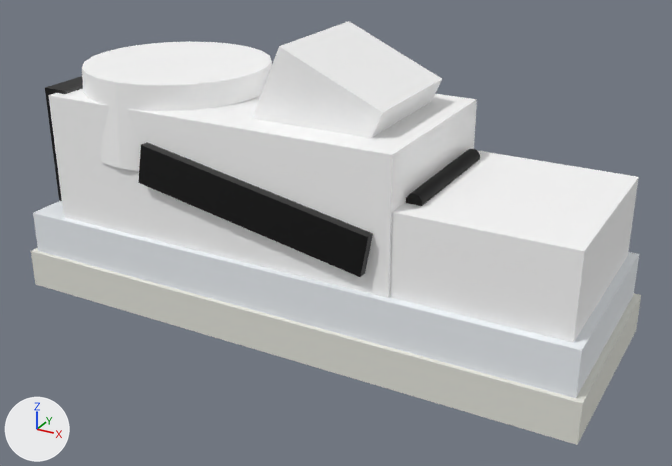
One commit to the glTF model frontend/public/assets/models/nike-dunk-low-retro-panda.glb: the scene before it, then after it.
Both versions are drawn from a 50 mm camera at (0.208, -0.362, 0.223) aimed at (0.012, -0.006, 0.045). Every picture has the same lights, and +X, +Y and +Z are marked at lower left. The first picture is the older version. Where no turn or scale is listed for an object, it has been applied to the vertices. Vertices at exactly the same position are counted once.

Names of what the first picture shows: 'nike-dunk-low-retro-panda-generico'.
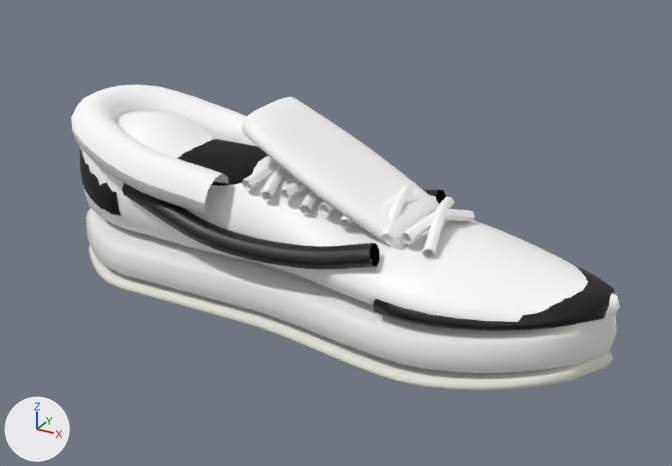
What differs and where, as boxes (x1, y1, x2, y2) in the pictures (672 x 466 px):
'nike-dunk-low-retro-panda-generico', reshaped, moved (10% narrower, 28% shorter): before (31, 21, 641, 445); after (71, 84, 620, 391)
part 1 of me_sneaker_generico, rebuilt: before (82, 41, 272, 171); after (71, 84, 257, 217)
part 2 of me_sneaker_generico, rebuilt: before (31, 248, 641, 445); after (89, 246, 613, 391)
part 3 of me_sneaker_generico, rebuilt: before (33, 201, 639, 398); after (86, 208, 617, 373)
part 4 of me_sneaker_generico, rebuilt: before (252, 21, 442, 138); after (241, 97, 439, 250)
part 5 of me_sneaker_generico, rebuilt: before (48, 89, 477, 298); after (80, 111, 620, 327)
part 6 of me_sneaker_generico, rebuilt: before (390, 150, 639, 343); after (373, 264, 614, 331)
part 7 of me_sneaker_generico, cut back: before (45, 76, 480, 277); after (80, 139, 475, 270)

Diff of the bpy script that builds the scene:
```diff
--- a/frontend/public/assets/models/nike-dunk-low-retro-panda.glb.py
+++ b/frontend/public/assets/models/nike-dunk-low-retro-panda.glb.py
@@ me_sneaker_generico @@
-me_sneaker_generico.from_pydata(...)  # 180 vertices, 312 faces; spans x -0.145..0.145, y -0.052..0.052, z -0.069..0.069
+me_sneaker_generico.from_pydata(...)  # 3936 vertices, 7672 faces; spans x -0.145..0.145, y -0.049..0.049, z -0.051..0.051
+# me_sneaker_generico part 1: the loose piece of 50 vertices spanning x -0.129..-0.032, y -0.048..0.048, z 0.006..0.047 is rebuilt with 250 vertices and now spans x -0.141..-0.035, y -0.047..0.047, z 0.003..0.045, in mat_cuello_acolchado (white #ffffff)
+# me_sneaker_generico part 2: the loose piece of 8 vertices spanning x -0.145..0.145, y -0.052..0.052, z -0.069..-0.05 is rebuilt with 650 vertices and now spans x -0.145..0.145, y -0.049..0.049, z -0.051..-0.036
+# me_sneaker_generico part 3: the loose piece of 8 vertices spanning x -0.142..0.142, y -0.049..0.049, z -0.052..-0.028 is rebuilt with 650 vertices and now spans x -0.145..0.145, y -0.048..0.048, z -0.045..-0.015
+# me_sneaker_generico part 4: the loose piece of 8 vertices spanning x -0.026..0.047, y -0.031..0.031, z -0.007..0.069 is rebuilt with 146 vertices and now spans x -0.028..0.054, y -0.028..0.028, z -0.003..0.051
+# me_sneaker_generico part 5: the loose piece of 8 vertices spanning x -0.124..0.059, y -0.046..0.046, z -0.031..0.035 is rebuilt with 758 vertices and now spans x -0.145..0.145, y -0.045..0.045, z -0.026..0.036
+# me_sneaker_generico part 6: the loose piece of 8 vertices spanning x 0.03..0.137, y -0.045..0.045, z -0.03..0.011 is rebuilt with 222 vertices and now spans x 0.05..0.142, y -0.047..0.047, z -0.025..-0.006, in mat_mudguard (black #010101)
+# me_sneaker_generico part 7: 90 vertices removed from x -0.131..0.067, y -0.05..0.05, z -0.022..0.037; 1260 vertices added at x -0.145..0.07, y -0.045..0.045, z -0.02..0.027
 me_sneaker_generico.materials.append(mat_suela)
@@ me_sneaker_generico @@
 me_sneaker_generico.materials.append(mat_capellada)
-me_sneaker_generico.materials.append(mat_cuello)  # white #ffffff
-me_sneaker_generico.materials.append(mat_panel_ext)  # black #010101
 me_sneaker_generico.materials.append(mat_contrafuerte)
 me_sneaker_generico.materials.append(mat_lengueta)
-me_sneaker_generico.materials.append(mat_cordon_1)  # black #010101
+me_sneaker_generico.materials.append(mat_forro_interno)  # black #040505
+me_sneaker_generico.materials.append(mat_cuello_acolchado)  # white #ffffff
+me_sneaker_generico.materials.append(mat_mudguard)  # black #010101
+me_sneaker_generico.materials.append(mat_panel_lateral)  # black #010101
+me_sneaker_generico.materials.append(mat_cordon_a_0)  # white #ffffff
@@ ob_nike_dunk_low_retro_panda_generico @@
 ob_nike_dunk_low_retro_panda_generico = bpy.data.objects.new('nike-dunk-low-retro-panda-generico', me_sneaker_generico)
-ob_nike_dunk_low_retro_panda_generico.location = (0.0, 0.0, 0.0689)
+ob_nike_dunk_low_retro_panda_generico.location = (0.0, 0.0, 0.0509)
```
